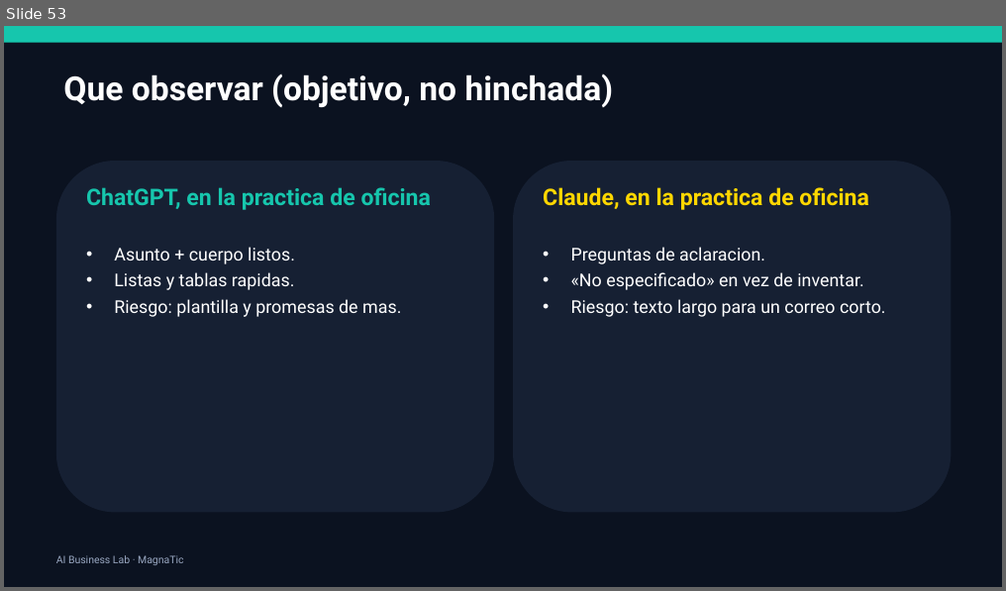
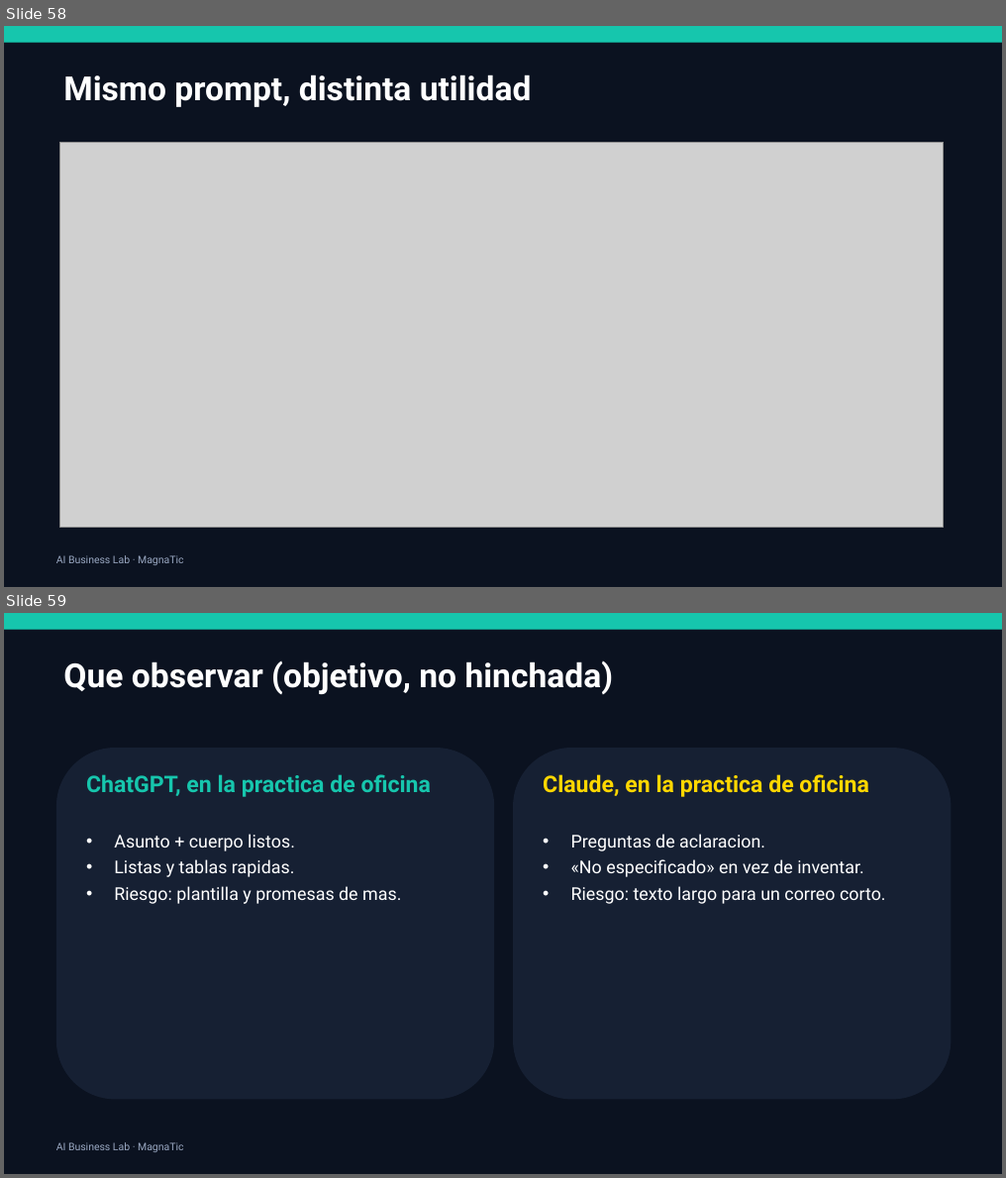
Before and after one commit to xander0408/CURSOS, a slide deck: AI-Business-Lab-Presentacion.pptx. Shown one above the other, each under a label of ours: slide 53 before the commit, slides 58 and 59 after it. The pictures are 1006x591 and 1006x1178 pixels, drawn with LibreOffice and Linux fonts; fonts in the diff are those of the drawing; grey boxes stand for pictures. Boxes give left, top, right and bottom in pixels: in the first picture for what was removed or moved away, otherwise in the second. Text is boxed around its words. In the diff, an @@ line names an element or a change of style, - is before the commit and + after.

```diff
--- a/AI-Business-Lab-Presentacion.pptx
+++ b/AI-Business-Lab-Presentacion.pptx
@@ slide 58 added at (4, 26, 1002, 587), background #0B1220 @@
@@ rectangle added at (4, 26, 1002, 43), fill #16C6AD @@
@@ text added at (63, 75, 532, 107), 32 pt, text #FFFFFF, bold @@
+Mismo prompt, distinta utilidad
@@ picture added at (60, 142, 944, 528) @@
@@ text added at (56, 556, 183, 566), 10 pt, text #9AA8C2 @@
+AI Business Lab · MagnaTic
@@ what was slide 53 is now slide 59 @@
```
Also in this commit, not shown: 3 slides changed, 6 other slides added, 1 slide removed, 28 other files.
